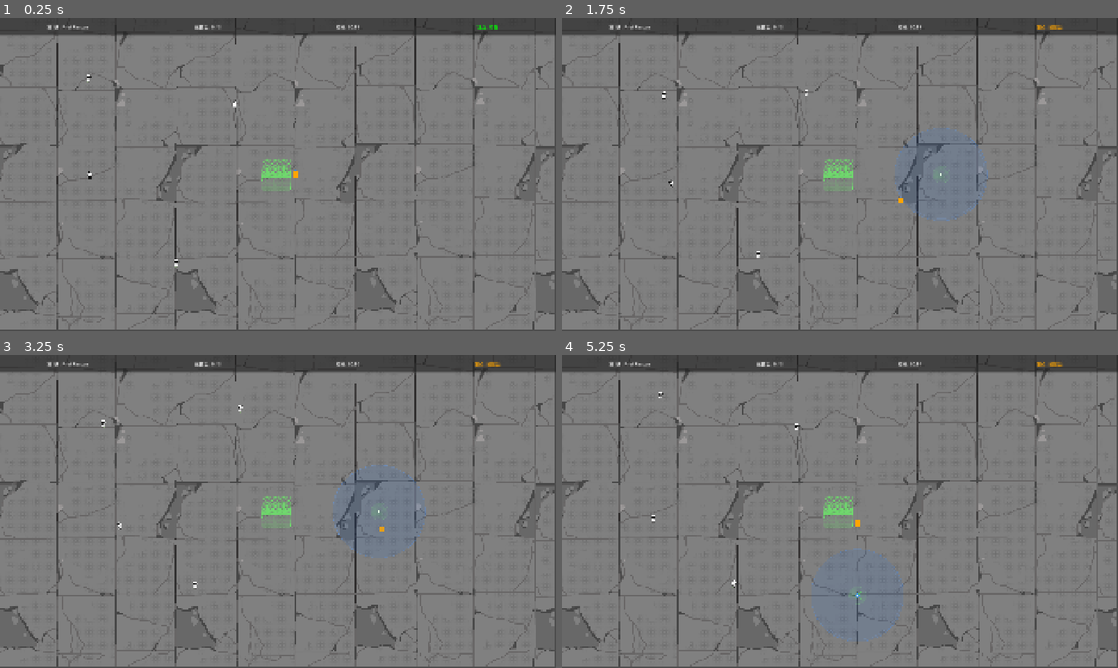
Above: before the commit, frames 1-4 (two rows, left to right).
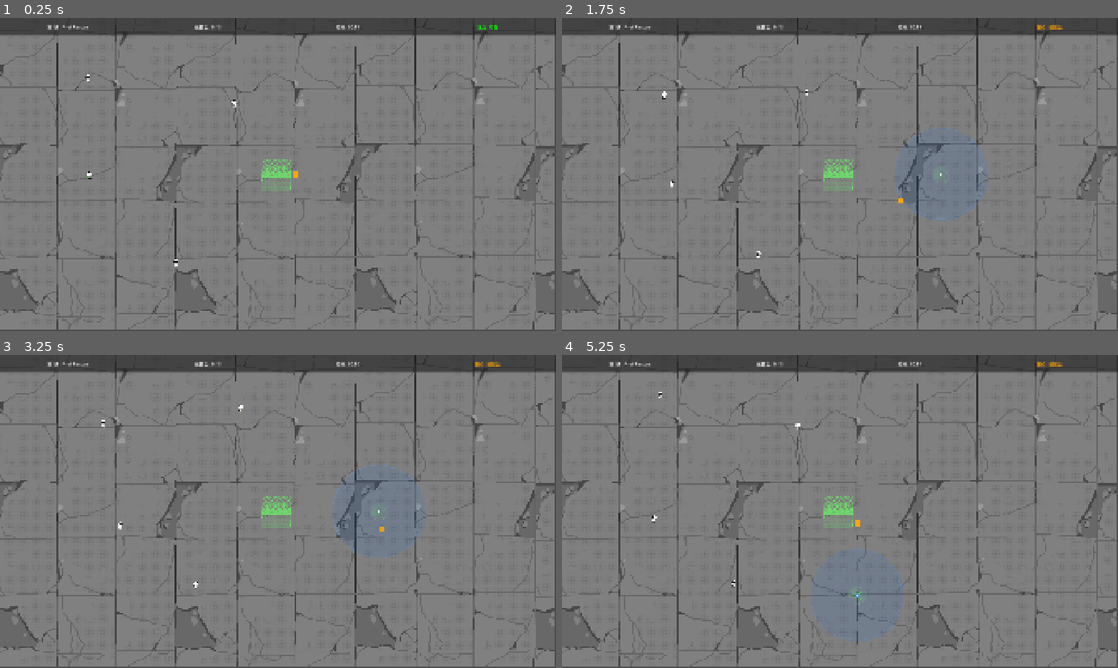
Above: after the commit, the same moments.

Repository: kunk70352-png/Safe-Anchor
Game: Godot game, scene res://src/main/main.tscn
Same seed, same stepped clock (60 frames per second), same inputs: the game is played once before the commit and once after it.
Inputs:
- Up to frame 1 (0.25 s): no input
- Up to frame 2 (1.75 s): hold D (move_right) 0.53-1.28 s; tap Space (charge_throw) at 0.6, 1.35 s; hold S (move_down) from 1.28 s (still down)
- Up to frame 3 (3.25 s): release S (move_down) at 2.03 s; hold D (move_right) 2.03-2.78 s; tap Space (charge_throw) at 2.1, 2.85 s; hold W (move_up) from 2.78 s (still down)
- Up to frame 4 (5.25 s): release W (move_up) at 3.53 s; hold A (move_left) 3.53-5.03 s; tap Space (charge_throw) at 3.6, 4.35, 5.1 s; hold S (move_down) from 5.03 s (still down)

The runs differ from the first frame. In frame 1, less than 0.1% of the frame differs, in the area x 15-43%, y 18-79%; in frame 2, less than 0.1%, in the area x 18-45%, y 23-77%; in frame 3, less than 0.1%; in frame 4, less than 0.1%.

Commit message:
修复AnimationPlayer改为AnimatedSprite2D

Diff:
--- a/src/refugee/refugee.gd
+++ b/src/refugee/refugee.gd
@@ -20,8 +20,7 @@
 var _speed_mult: float = 1.0
 
 @onready var navigation_agent: NavigationAgent2D = $NavigationAgent2D
-@onready var sprite: Sprite2D = $Sprite2D
-@onready var animation_player: AnimationPlayer = $AnimationPlayer
+@onready var sprite: AnimatedSprite2D = $AnimatedSprite2D
 
 var _color: Color = Color.WHITE
 
@@ -157,15 +156,15 @@
 
 
 func _update_animation() -> void:
-	if not animation_player or not sprite:
+	if not sprite:
 		return
 	var moving := velocity.length() > 10.0
 	if not moving:
-		animation_player.play("idle")
+		sprite.play("idle") if sprite.sprite_frames.has_animation("idle") else sprite.stop()
 	elif state == State.SEEKING:
-		animation_player.play("run")
+		sprite.play("run") if sprite.sprite_frames.has_animation("run") else sprite.play("default")
 	else:
-		animation_player.play("walk")
+		sprite.play("walk") if sprite.sprite_frames.has_animation("walk") else sprite.play("default")
 	if absf(velocity.x) > 10.0:
 		sprite.flip_h = velocity.x < 0
 
